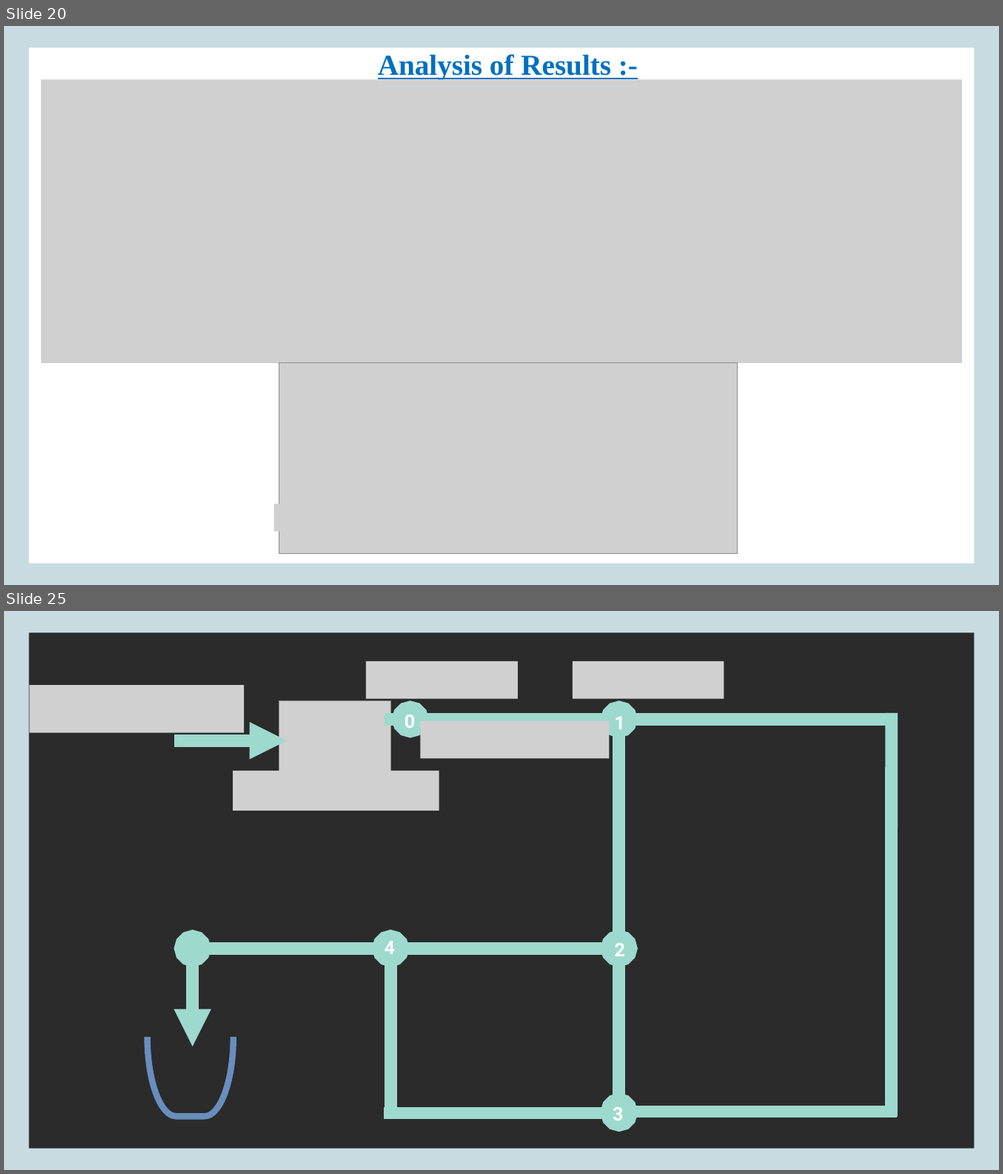
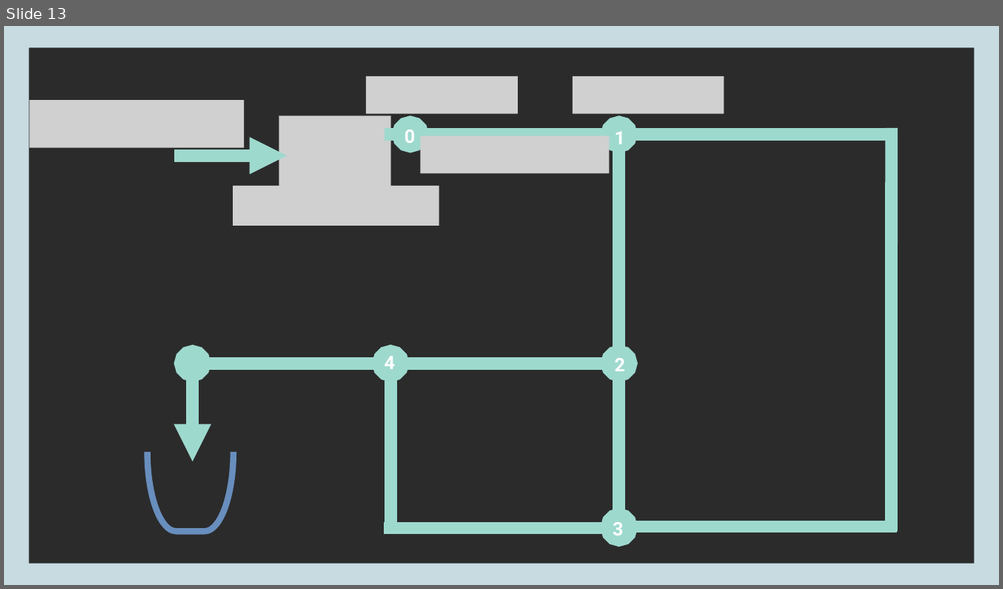
Before and after one commit to SatyamR196/CAPE_LAB, a slide deck: Lab_2/Cape Lab_A2.pptx. Shown one above the other, each under a label of ours: slides 20 and 25 before the commit, slide 13 after it; the slides between them are not shown. The pictures are 1003x1174 and 1003x589 pixels, drawn with LibreOffice and Linux fonts; fonts in the diff are those of the drawing; grey boxes stand for pictures; background and template pictures are left out; a plain dark background stands for a picture behind light text. Boxes give left, top, right and bottom in pixels: in the first picture for what was removed or moved away, otherwise in the second. Text is boxed around its words. In the diff, an @@ line names an element or a change of style, - is before the commit and + after.

```diff
--- a/Lab_2/Cape Lab_A2.pptx
+++ b/Lab_2/Cape Lab_A2.pptx
@@ slide 20 removed at (4, 26, 999, 585), background picture (left out); not listed: 1 template element that a slide beside it also shows @@
@@ text removed at (378, 54, 611, 80) @@
-  Analysis of Results :-
@@ picture removed at (41, 80, 962, 363) @@
@@ picture removed at (279, 363, 737, 554) @@
@@ picture removed at (598, 466, 695, 493) @@
@@ picture removed at (274, 504, 433, 532) @@
@@ what was slide 25 is now slide 13 @@
```
Also in this commit, not shown: 4 slides changed, 5 slides added, 14 other slides removed, 1 other file.
